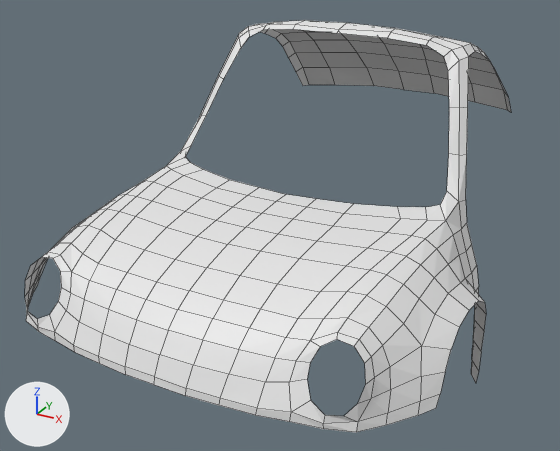
Two versions of the Blender file Summer2026Projects/HardSurfaceCar.blend, one commit apart.
Before and after are seen from a camera (50 mm lens) standing at (1.98, -4.4, 2.85) and looking at (-0.15, -0.53, 0.91). Arrows for +X, +Y and +Z are at lower left; the lights stay in place. The older version comes first. Mesh edges are drawn as thin lines.

Before the edit, the objects in view are built like this:
```python
me_plane = bpy.data.meshes.new('Plane')
me_plane.from_pydata(...)  # 212 vertices, 166 faces; spans x 0.0..1.21, y 0.01..3.17, z -0.51..1.37
ob_plane = bpy.data.objects.new('Plane', me_plane)
ob_plane.location = (0.001, -2.036, 0.709)
_m = ob_plane.modifiers.new('Mirror', 'MIRROR')
_m.use_clip = True
```
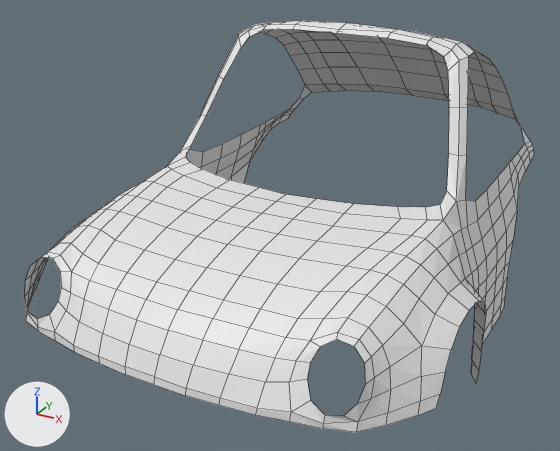
Commit message: Filled window frame of car

Changed parts and their boxes [x1, y1, x2, y2] in the pictures (560 x 451 px):
'Plane', reshaped: before [25, 20, 511, 432]; after [25, 21, 534, 432]
part 1 of me_plane, built on: before [145, 20, 511, 291]; after [146, 21, 534, 344]

The edits, one by one:
me_plane is used by ob_plane; location (0.001, -2.036, 0.709).
me_plane had 212 vertices, 166 faces and spanned x 0.0..1.21, y 0.01..3.17, z -0.51..1.37.
me_plane now has 263 vertices, 209 faces and spans x 0.0..1.21, y 0.01..3.38, z -0.53..1.37.
Part 1, on me_plane:
11 vertices are removed from x 0.0..0.83, y 2.1..3.17, z 0.67..1.29.
18 faces are deleted.
25 vertices move from x 0.24..1.05, y 1.39..3.14, z 0.15..1.36 to x 0.32..1.05, y 1.39..3.33, z 0.13..1.35.
55 vertices are added at x 0.0..1.08, y 1.85..3.38, z -0.53..0.72.
7 new vertices lie (0.0, 0.24, -0.01) away from vertices in x 0.95..1.08, y 1.85..1.9, z -0.52..0.46.
61 new faces join them.
